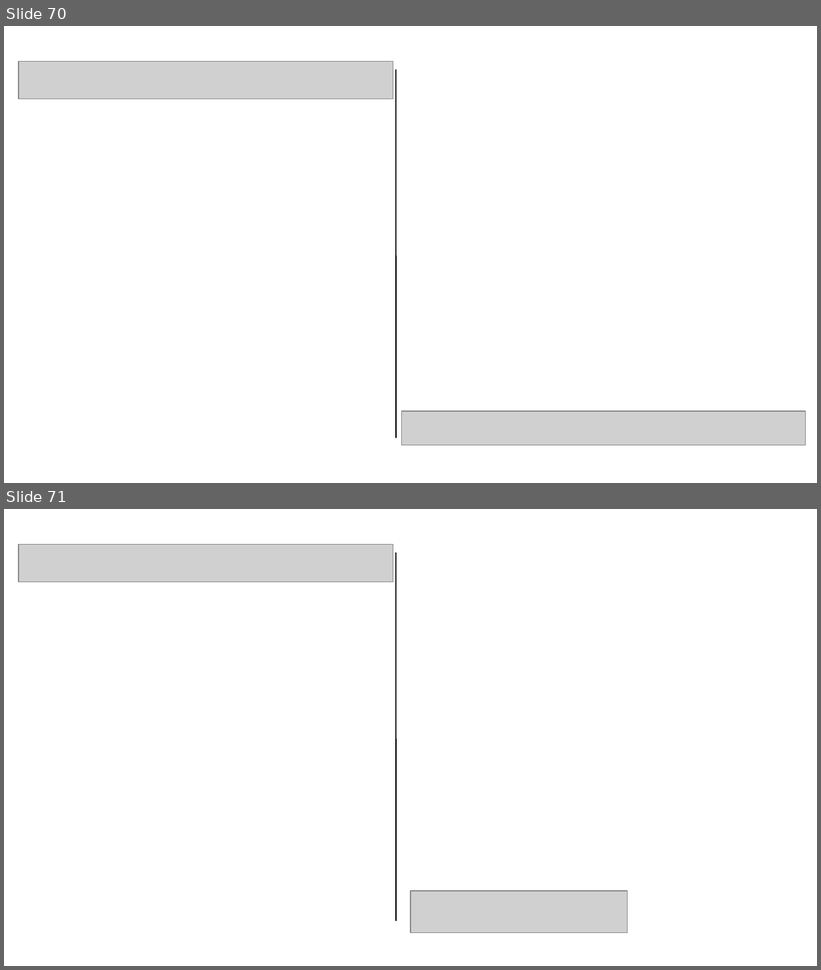
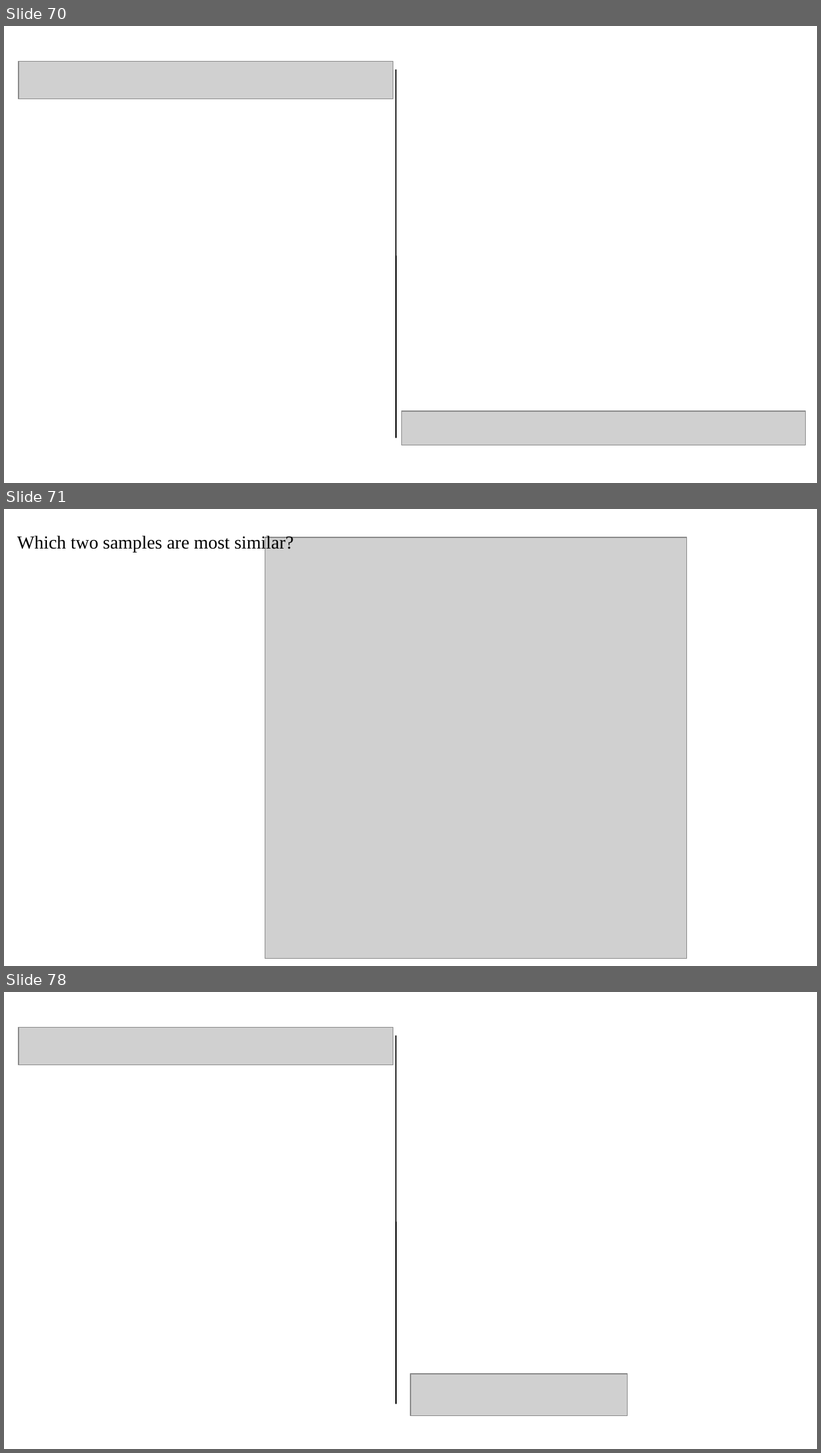
Before and after one commit to pvermees/geostats, a slide deck: slides/quizzes.odp. Shown one above the other, each under a label of ours: slides 70 and 71 before the commit, slides 70, 71 and 78 after it; the slides between them are not shown. The pictures are 821x970 and 821x1453 pixels, drawn with LibreOffice and Linux fonts; fonts in the diff are those of the drawing; grey boxes stand for pictures. Boxes give left, top, right and bottom in pixels: in the first picture for what was removed or moved away, otherwise in the second. Text is boxed around its words. In the diff, an @@ line names an element or a change of style, - is before the commit and + after.

```diff
--- a/slides/quizzes.odp
+++ b/slides/quizzes.odp
@@ slide 71 added at <box>4,509,817,966</box>, background #FFFFFF @@
@@ text added at <box>17,535,294,553</box>, 18 pt, text #000000 @@
+Which two samples are most similar?
@@ picture added at <box>265,537,686,958</box> @@
@@ what was slide 71 is now slide 78 @@
```
Also in this commit, not shown: 6 other slides added, 9 other files.
